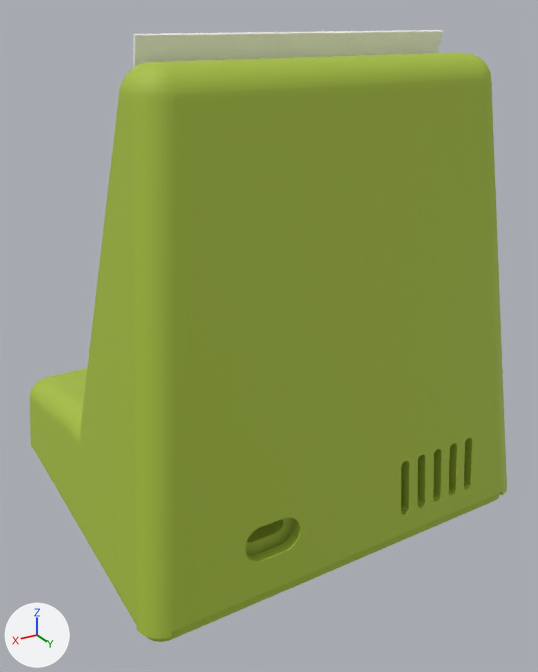
An edit to the glTF model site/models/easel.glb, drawn before and after from the same camera.
Rendered twice from a 50 mm lens placed at (0.0885, 0.1537, 0.1168), pointed at (0.0003, 0.0067, 0.0433). The lights are fixed; the arrows at lower left show +X, +Y and +Z. The first picture is the older version. Where no turn or scale is listed for an object, it has been applied to the vertices.

The first picture shows 'part0_0', 'part2_0', 'part6_0'.
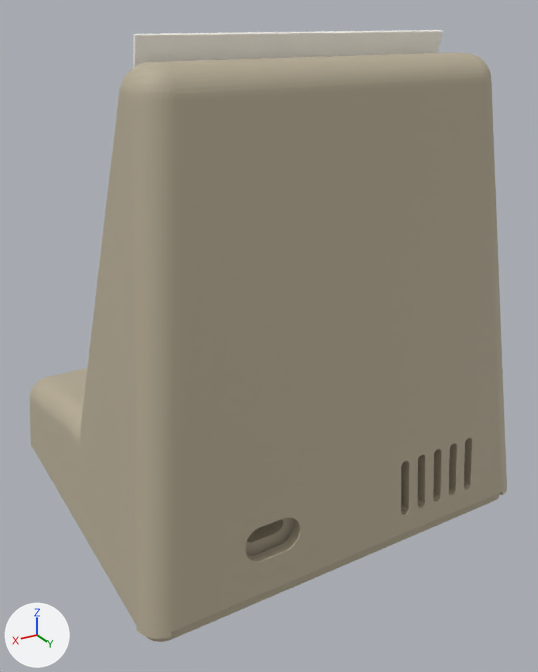
Diff of the bpy script that builds the scene:
```diff
--- a/site/models/easel.glb.py
+++ b/site/models/easel.glb.py
@@ mat_material_0 @@
 mat_material_0 = principled_material('Material_0')
-mat_material_0.base_color = (0.396, 0.541, 0.051)  # green #a9c240
+mat_material_0.base_color = (0.478, 0.42, 0.306)  # beige #b8ad96
 mat_material_0.roughness = 0.65
```

Changed parts and their boxes [x1, y1, x2, y2] in the pictures (538 x 672 px):
'part0_0', recoloured (green to beige): [30, 52, 507, 639] in both
'part2_0', recoloured: [147, 453, 500, 642] in both
